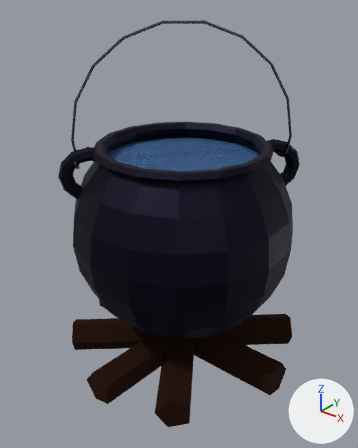
What one commit did to the Blender file Assets/Blender FIles/Cauldron.blend.
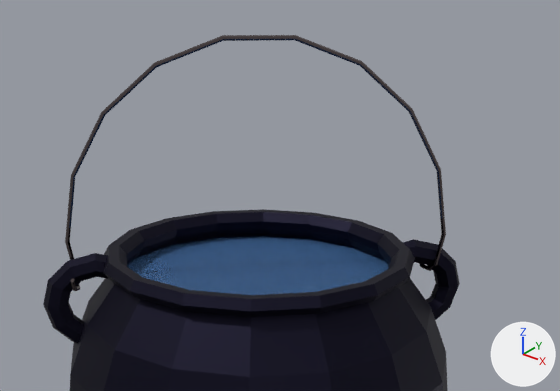
Each version appears first whole from a 50 mm camera at (1.74, -2.21, 2.25) aimed at (0.01, -0.05, 0.91), and next in a close-up on the part from 9% to 100% of the width and 0% to 51% of the height. The axes (+X, +Y, +Z) are drawn at lower right. The lights are the same throughout.

Objects in the first close-up: 'Circle', 'Hanger', 'Kettle'.
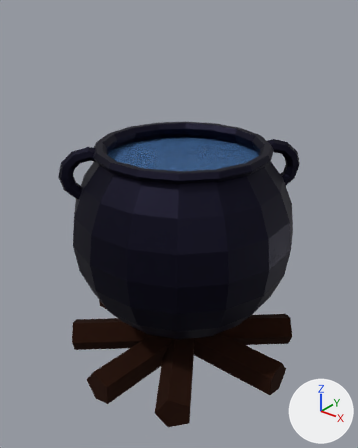
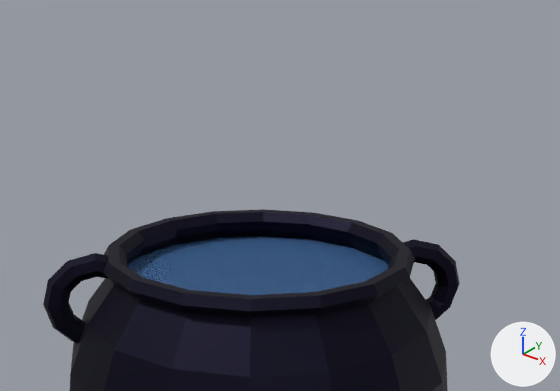
Boxes [x1, y1, x2, y2] around the edits, measured in the close-ups (560 x 391 px):
'Hanger', deleted
    before: [65, 35, 446, 291]

What the commit changed:
Object 'Hanger' (ob_hanger) is deleted.
